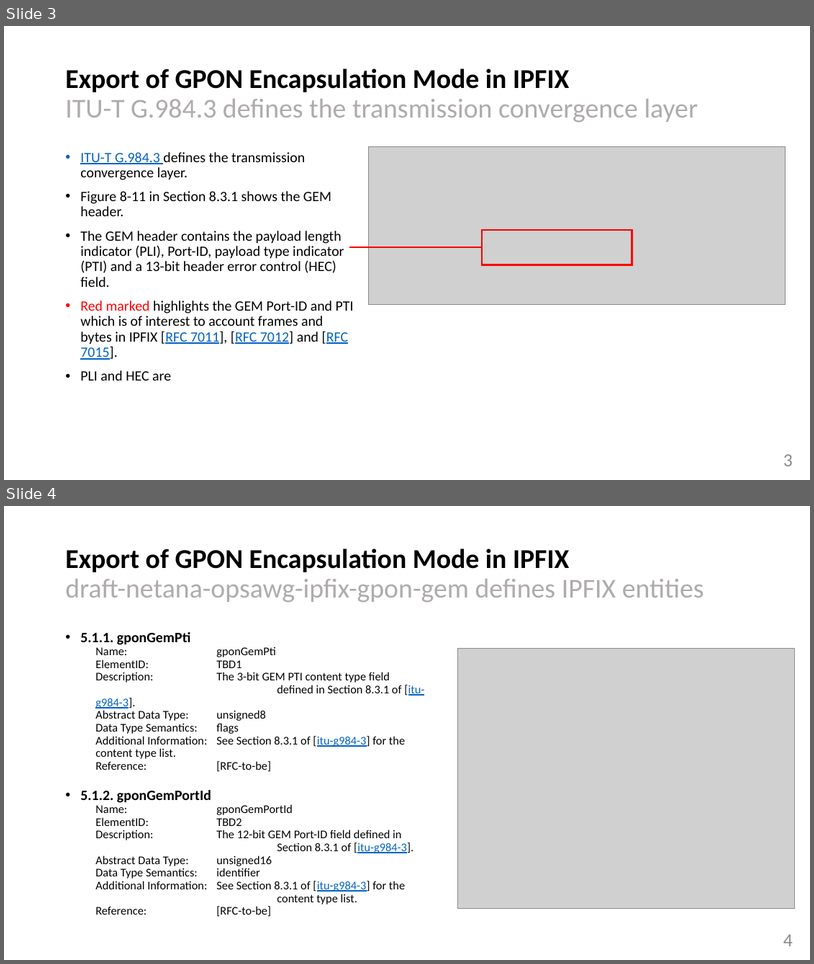
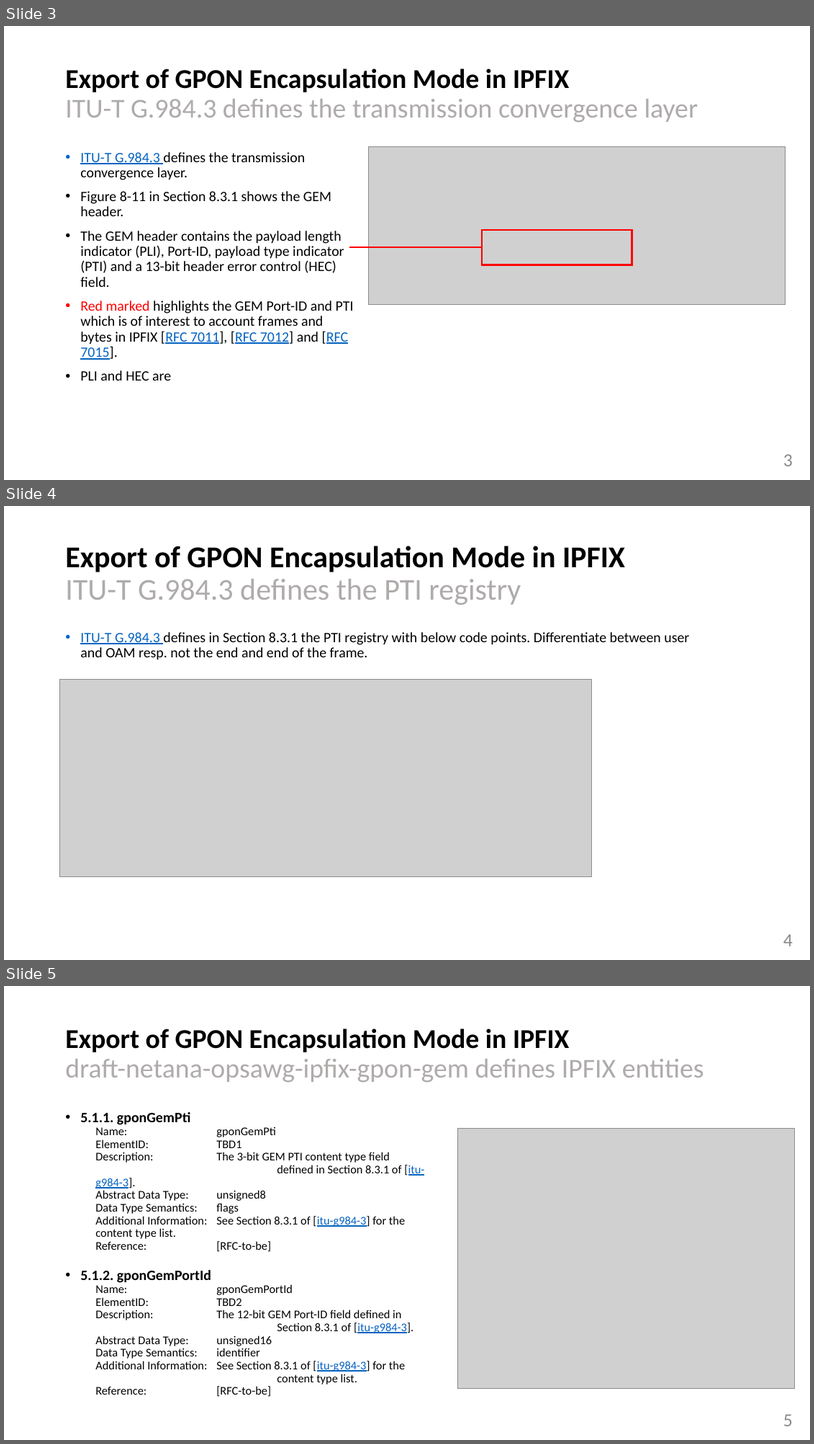
Before and after one commit to network-analytics/ietf-network-analytics-document-status, a slide deck: 123/CCAMP/draft-netana-opsawg-ipfix-gpon-gem-00.pptx. Shown one above the other, each under a label of ours: slides 3 and 4 before the commit, slides 3, 4 and 5 after it. The pictures are 814x964 and 814x1444 pixels, drawn with LibreOffice and Linux fonts; fonts in the diff are those of the drawing; grey boxes stand for pictures. Boxes give left, top, right and bottom in pixels: in the first picture for what was removed or moved away, otherwise in the second. Text is boxed around its words. In the diff, an @@ line names an element or a change of style, - is before the commit and + after.

Commit message:
added PTI registry slide

```diff
--- a/123/CCAMP/draft-netana-opsawg-ipfix-gpon-gem-00.pptx
+++ b/123/CCAMP/draft-netana-opsawg-ipfix-gpon-gem-00.pptx
@@ slide 4 added at (4, 506, 810, 960), background #FFFFFF @@
@@ title added at (65, 546, 625, 605), 36 pt, text #000000, bold @@
+Export of GPON Encapsulation Mode in IPFIX
+ITU-T G.984.3 defines the PTI registry
@@ text added at (80, 632, 689, 660), 17 pt, text #000000 @@
+• ITU-T G.984.3 defines in Section 8.3.1 the PTI registry with below code points. Differentiate between user and OAM resp. not the end and end of the frame.
@@ picture added at (59, 679, 592, 877) @@
@@ page number added at (784, 934, 793, 946), 22 pt, text #8C8C8C @@
+4
@@ what was slide 4 is now slide 5 @@
@@ page number at (784, 1414, 793, 1426): text changed @@
-4
+5
```
Also in this commit, not shown: 1 other file.
